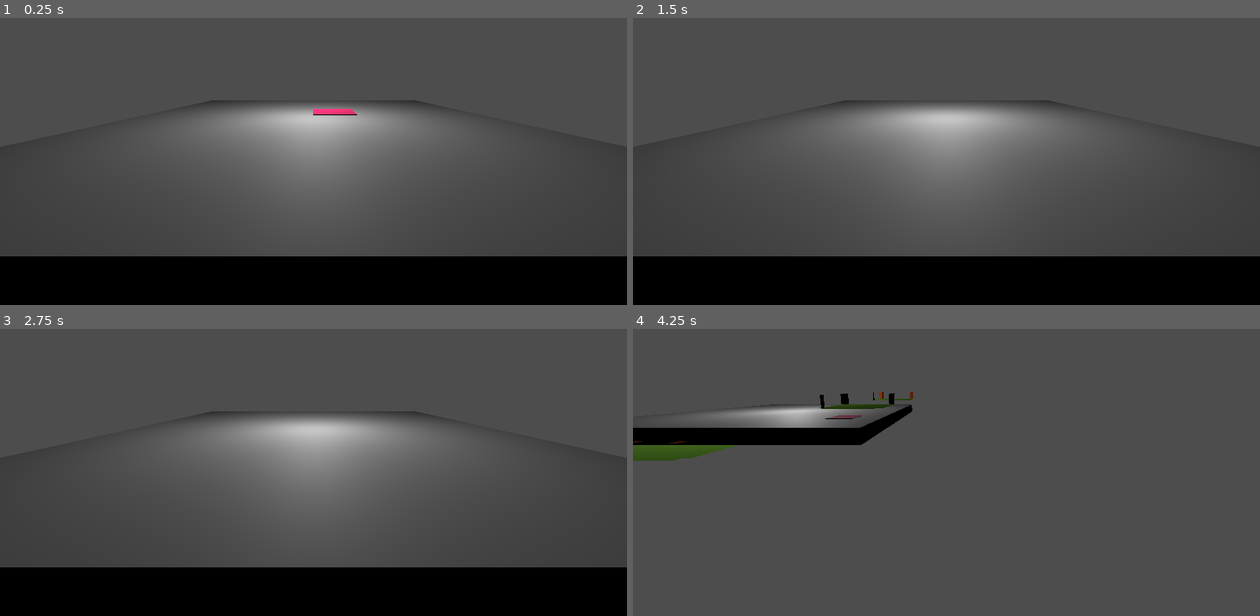
Above: before the commit, frames 1-4 (two rows, left to right).
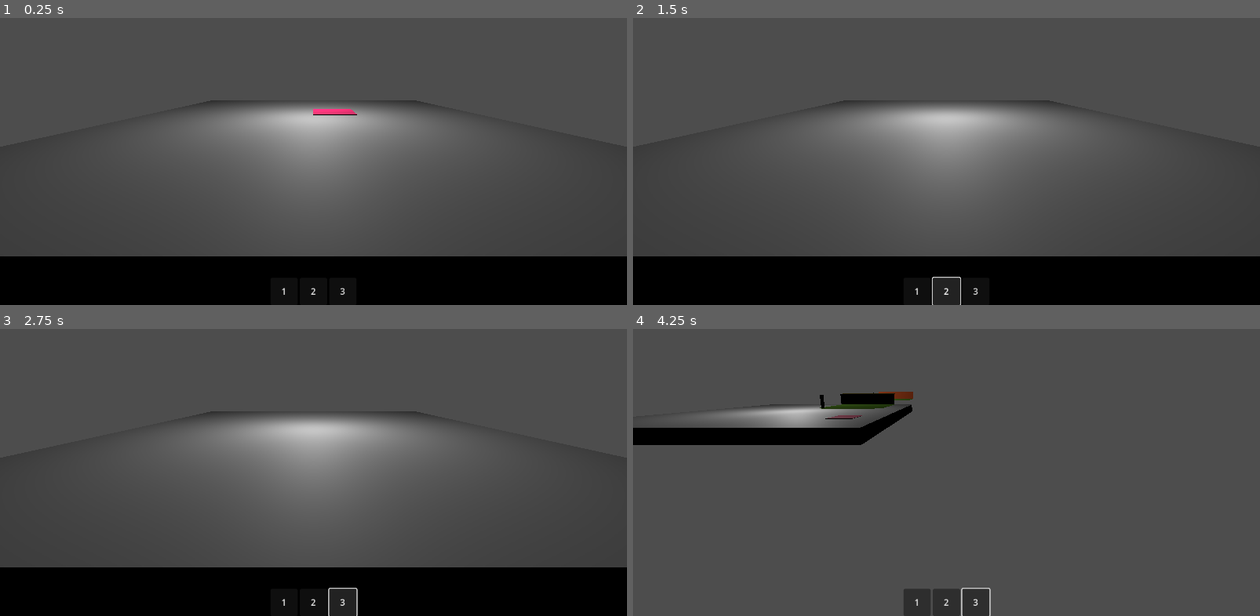
Above: after the commit, the same moments.

Repository: felifluid/crossroads
Game: Godot game, scene res://assets/city_grid/city_grid.tscn
The game is run twice, just before and just after one commit, with the same random seed, the same clock (stepped at 60 frames per second) and the same inputs. This scene is started directly instead of the project's main scene.
Inputs (mouse positions are in pixels of both pictures, inside the frame that each line leads up to):
- Up to frame 1 (0.25 s): no input
- Up to frame 2 (1.5 s): click (915, 290) at 0.5 s, where only the run after the commit has a clickable "1"; click (946, 290) at 1.25 s, where only the run after the commit has a clickable "2"
- Up to frame 3 (2.75 s): click (344, 601) at 2 s, where only the run after the commit has a clickable "3"
- Up to frame 4 (4.25 s): tap Enter at 2.75 s; move the mouse to (1084, 423) at 2.77 s; hold D (move_right) 2.78-3.53 s; click (1084, 423) at 2.92 s; move the mouse to (821, 458) at 3.52 s; hold S (move_back) from 3.53 s (still down); click (821, 458) at 3.67 s

The runs differ from the first frame. In frame 1, less than 0.1% of the frame differs, in the area x 44-56%, y 93-97%; in frame 2, 0.5%; in frame 3, 0.5%; in frame 4, 2.2%, in the area x 0-58%, y 21-100%.

Commit message:
update(ui): added basic HUD

Diff:
--- a/assets/city_grid/builder.gd
+++ b/assets/city_grid/builder.gd
@@ -1,24 +1,37 @@
 extends Node3D
 
 
+const MESH_OFFSET = Vector3(1, 0, 1)
+const CELL_SIZE = 2
+
 var active_mesh: Mesh = null
+var active_mesh_idx: int = 0
 
 @onready var grid_map: GridMap = $GridMap
 @onready var ghost_mesh: CSGMesh3D = $GhostMesh
+@onready var hud: HUD = $HUD
 
 
 func _ready() -> void:
 	active_mesh = grid_map.mesh_library.get_item_mesh(0)
+	hud.new_mesh_selected.connect(_select_new_mesh)
+
+
+func _process(_delta: float) -> void:
+	#NOTE: crungo implementation
+	ghost_mesh.visible = not GameManager.placing_locked
 
 
 func _input(event: InputEvent) -> void:
-	if event is InputEventMouseButton and event.button_index == MOUSE_BUTTON_LEFT and event.is_pressed():
+	if (event is InputEventMouseButton
+	and event.button_index == MOUSE_BUTTON_LEFT
+	and event.is_pressed()
+	and not GameManager.placing_locked):
 		var cell_pos = _get_cell_coords()
-		#var mesh_placeholder = grid_map.mesh_library.get_item_mesh(0)
-		grid_map.set_cell_item(cell_pos, 0)
+		grid_map.set_cell_item(cell_pos, active_mesh_idx)
 	elif event is InputEventMouseMotion:
 		var cell_pos = _get_cell_coords()
-		ghost_mesh.position = cell_pos as Vector3 * 2 + Vector3(1, 0, 1)
+		ghost_mesh.position = cell_pos as Vector3 * CELL_SIZE + MESH_OFFSET
 
 
 func _get_cell_coords():
@@ -26,7 +39,7 @@
 	#print("world pos: ", collision_point)
 
 	var cell_pos := grid_map.local_to_map(collision_point)
-	print("corresponds to cell ", cell_pos)
+	#print("corresponds to cell ", cell_pos)
 
 	return cell_pos
 
@@ -51,6 +64,11 @@
 	return hit_position
 
 
+func _select_new_mesh(idx: int) -> void:
+	print("new index: ", idx)
+	active_mesh_idx = idx
+
+
 func get_cursor_world_position() -> Vector3:
 	const RAY_DISTANCE = 64.0
 
--- a/assets/city_grid/city_grid.tscn
+++ b/assets/city_grid/city_grid.tscn
@@ -1,8 +1,9 @@
-[gd_scene load_steps=7 format=3 uid="uid://c2t267nc1ahge"]
+[gd_scene load_steps=8 format=3 uid="uid://c2t267nc1ahge"]
 
 [ext_resource type="MeshLibrary" uid="uid://dukn0y1tdvcre" path="res://assets/assets_demo/test_mesh_library.tres" id="1_5cipg"]
 [ext_resource type="Script" uid="uid://bji6l7e8uuyya" path="res://assets/city_grid/builder.gd" id="1_7x15e"]
 [ext_resource type="PackedScene" uid="uid://l42ksnikgke3" path="res://assets/camera/camera.tscn" id="3_uwrpk"]
+[ext_resource type="PackedScene" uid="uid://cgoq4m72cxwkd" path="res://assets/ui/hud.tscn" id="4_0p8ms"]
 
 [sub_resource type="BoxShape3D" id="BoxShape3D_5cipg"]
 size = Vector3(20, 1, 20)
@@ -15,6 +16,8 @@
 
 [node name="CityGrid" type="Node3D"]
 script = ExtResource("1_7x15e")
+
+[node name="HUD" parent="." instance=ExtResource("4_0p8ms")]
 
 [node name="GridMap" type="GridMap" parent="."]
 mesh_library = ExtResource("1_5cipg")
--- a/assets/ui/hud.gd
+++ b/assets/ui/hud.gd
@@ -1,3 +1,4 @@
+class_name HUD
 extends Control
 
 signal new_mesh_selected(idx: int)
@@ -8,9 +9,20 @@
 
 func _ready() -> void:
 	var counter: int = 0
-	for button: Button in buttons:
+	for button: Button in buttons.get_children():
 		button.pressed.connect(_on_button_pressed.bind(counter))
+		button.mouse_entered.connect(_lock_placing)
+		button.mouse_exited.connect(_unlock_placing)
+		counter += 1
 
 
 func _on_button_pressed(idx: int):
 	new_mesh_selected.emit(idx)
+
+
+func _lock_placing():
+	GameManager.placing_locked = true
+
+
+func _unlock_placing():
+	GameManager.placing_locked = false
